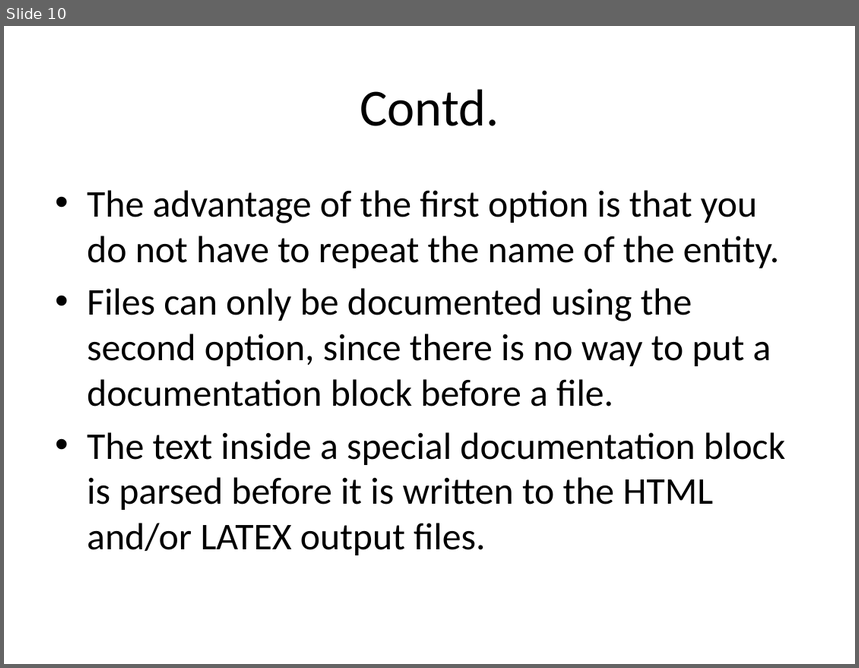
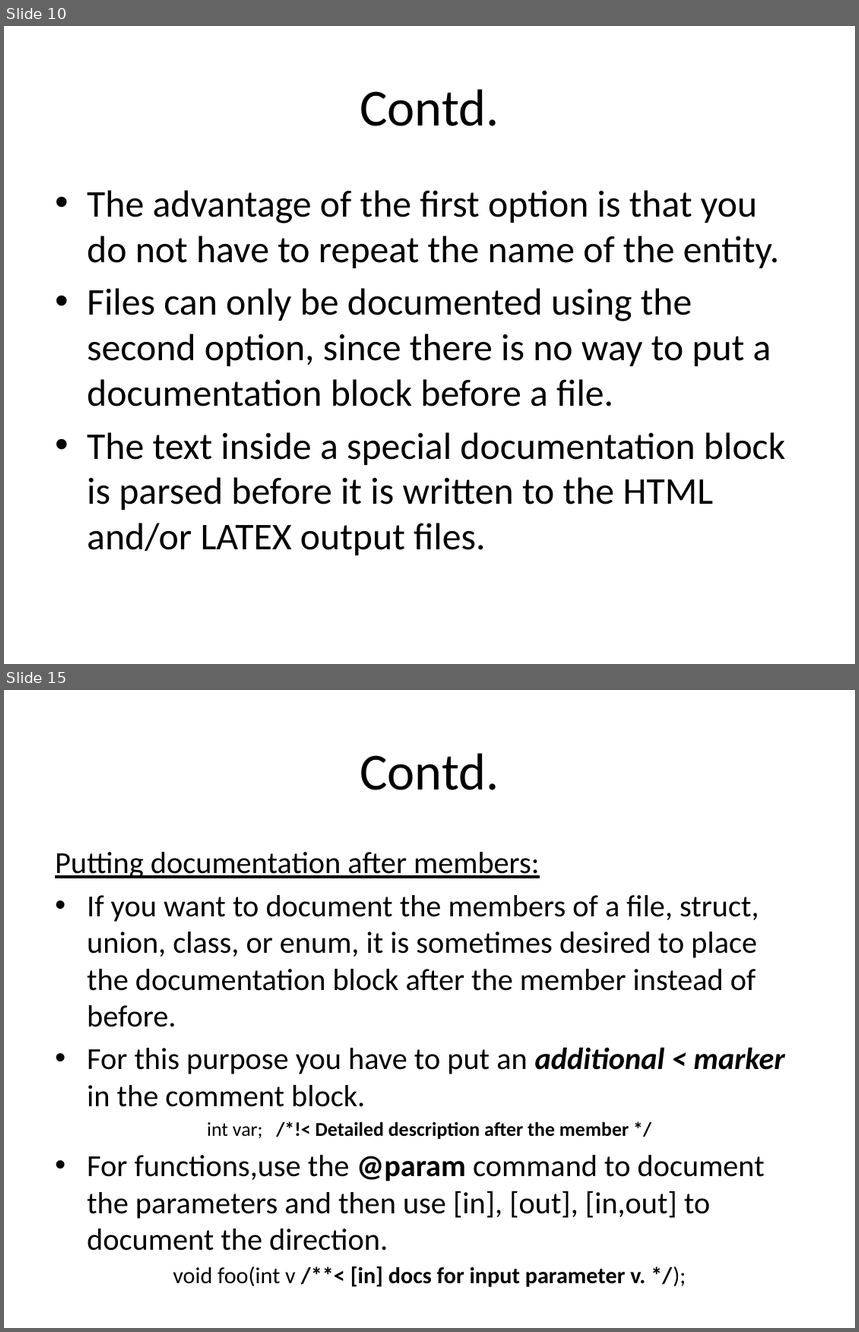
Before and after one commit to rongpt/trygit, a slide deck: Doxygen.pptx. Shown one above the other, each under a label of ours: slide 10 before the commit, slides 10 and 15 after it; the slides between them are not shown. The pictures are 859x668 and 859x1332 pixels, drawn with LibreOffice and Linux fonts; fonts in the diff are those of the drawing. Boxes give left, top, right and bottom in pixels: in the first picture for what was removed or moved away, otherwise in the second. Text is boxed around its words. In the diff, an @@ line names an element or a change of style, - is before the commit and + after.

Commit message:
ppt 3 commit

```diff
--- a/Doxygen.pptx
+++ b/Doxygen.pptx
@@ slide 15 added at bbox=[4, 690, 855, 1328], background #FFFFFF @@
@@ title added at bbox=[360, 753, 499, 790], 44 pt, text #000000 @@
+Contd.
@@ text added at bbox=[55, 852, 785, 1287], 25.9 pt, text #000000 @@
+Putting documentation after members:
+• If you want to document the members of a file, struct, union, class, or enum, it is sometimes desired to place the documentation block after the member instead of before.
+• For this purpose you have to put an additional < marker in the comment block.
+int var; /*!< Detailed description after the member */
+• For functions,use the @param command to document the parameters and then use [in], [out], [in,out] to document the direction.
+void foo(int v /**< [in] docs for input parameter v. */);
```
Also in this commit, not shown: 9 other slides added, 1 slide removed.
